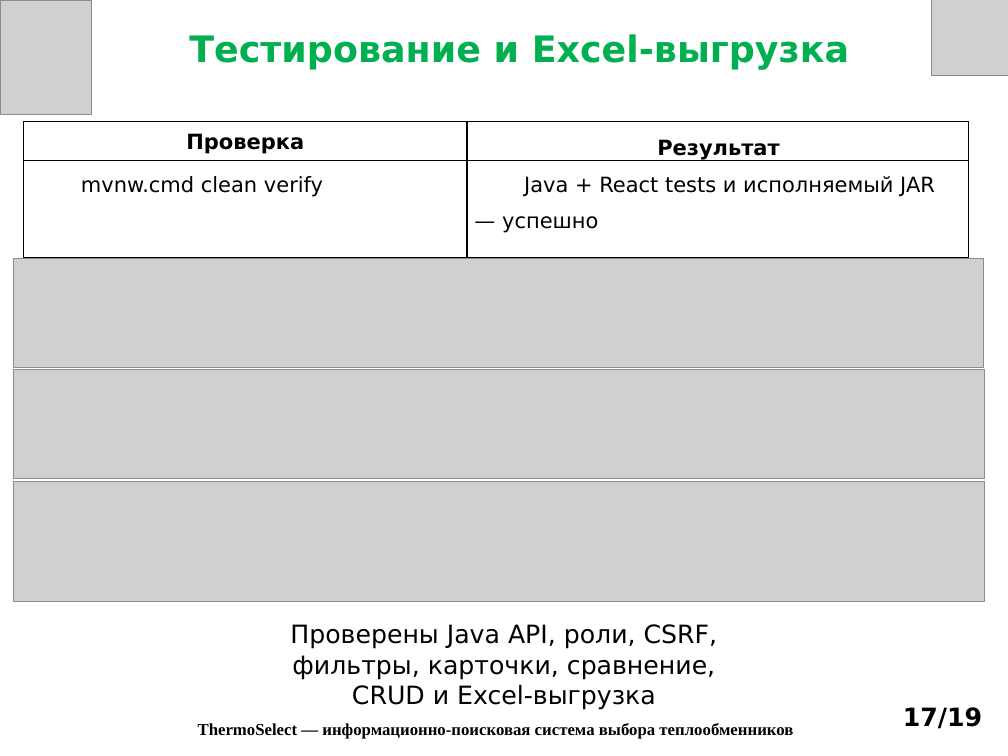
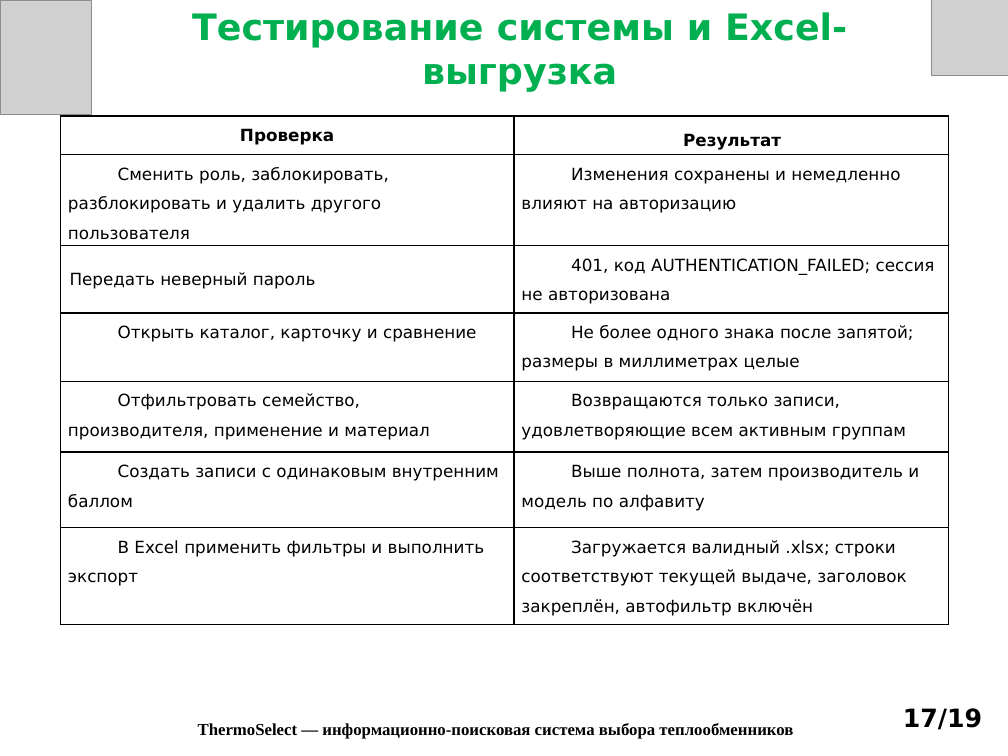
Before and after one commit to Bruh9797/Practice, a slide deck: slide 17 of Презентация_к_защите_ThermoSelect.pptx. Drawn at 1008x756 pixels with LibreOffice and Linux fonts; fonts in the diff are those of the drawing; grey boxes stand for pictures. Boxes give left, top, right and bottom in pixels: in the first picture for what was removed or moved away, otherwise in the second. Text is boxed around its words. In the diff, an @@ line names an element or a change of style, - is before the commit and + after.

```diff
--- a/Презентация_к_защите_ThermoSelect.pptx
+++ b/Презентация_к_защите_ThermoSelect.pptx
@@ text at (192,12,847,91): text changed @@
-Тестирование и Excel-выгрузка
+Тестирование системы и Excel-выгрузка
@@ table at (60,116,949,620) @@
-row 2: mvnw.cmd clean verify | Java + React tests и исполняемый JAR — успешно
+row 2: Сменить роль, заблокировать, разблокировать и удалить другого пользователя | Изменения сохранены и немедленно влияют на авторизацию
+row 3: Передать неверный пароль | 401, код AUTHENTICATION_FAILED; сессия не авторизована
+row 4: Открыть каталог, карточку и сравнение | Не более одного знака после запятой; размеры в миллиметрах целые
+row 5: Отфильтровать семейство, производителя, применение и материал | Возвращаются только записи, удовлетворяющие всем активным группам
+row 6: Создать записи с одинаковым внутренним баллом | Выше полнота, затем производитель и модель по алфавиту
+row 7: В Excel применить фильтры и выполнить экспорт | Загружается валидный .xlsx; строки соответствуют текущей выдаче, заголовок закреплён, автофильтр включён
@@ table: place and size @@
-table at (24,122,969,274)
+table at (60,116,949,620)
@@ picture removed at (13,259,984,367) @@
@@ picture removed at (13,370,985,479) @@
@@ picture removed at (13,482,985,602) @@
@@ text removed at (290,624,718,710) @@
-Проверены Java API, роли, CSRF, фильтры, карточки, сравнение, CRUD и Excel-выгрузка
```
Also in this commit, not shown: 16 other slides changed.
